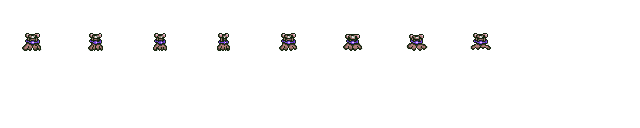
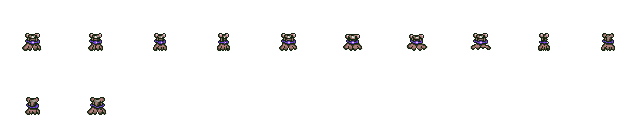
Before/after of a 640×128 layered artwork. What changed in the layer stack:
painted on "Animations" over 25, 33, 615, 115
